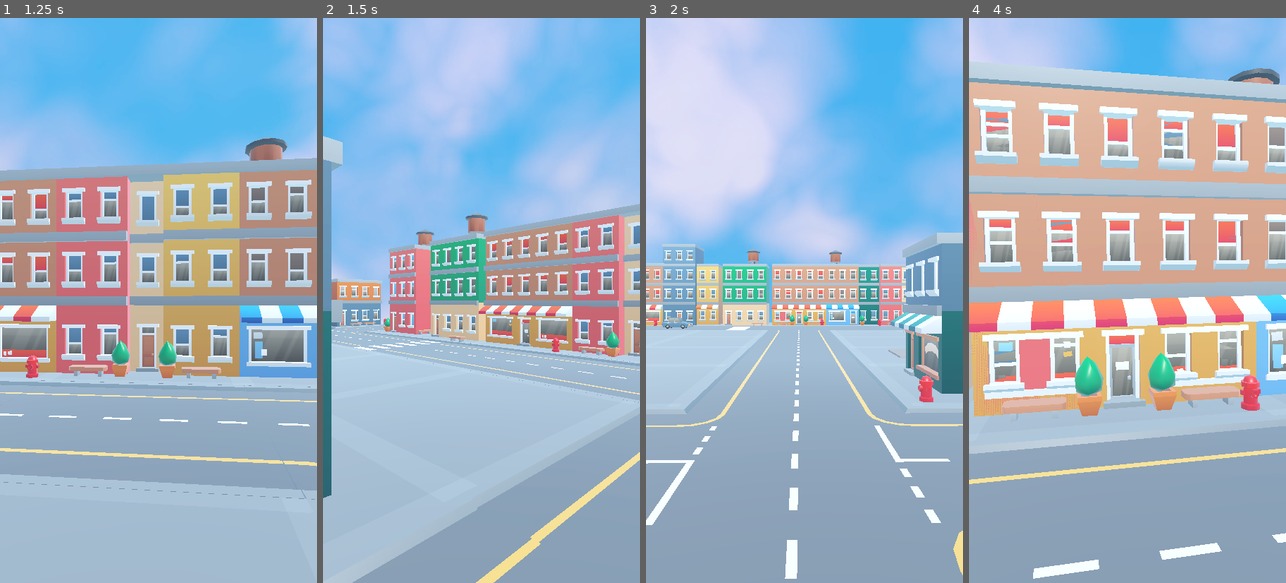
Above: before the commit, frames 1-4 (left to right).
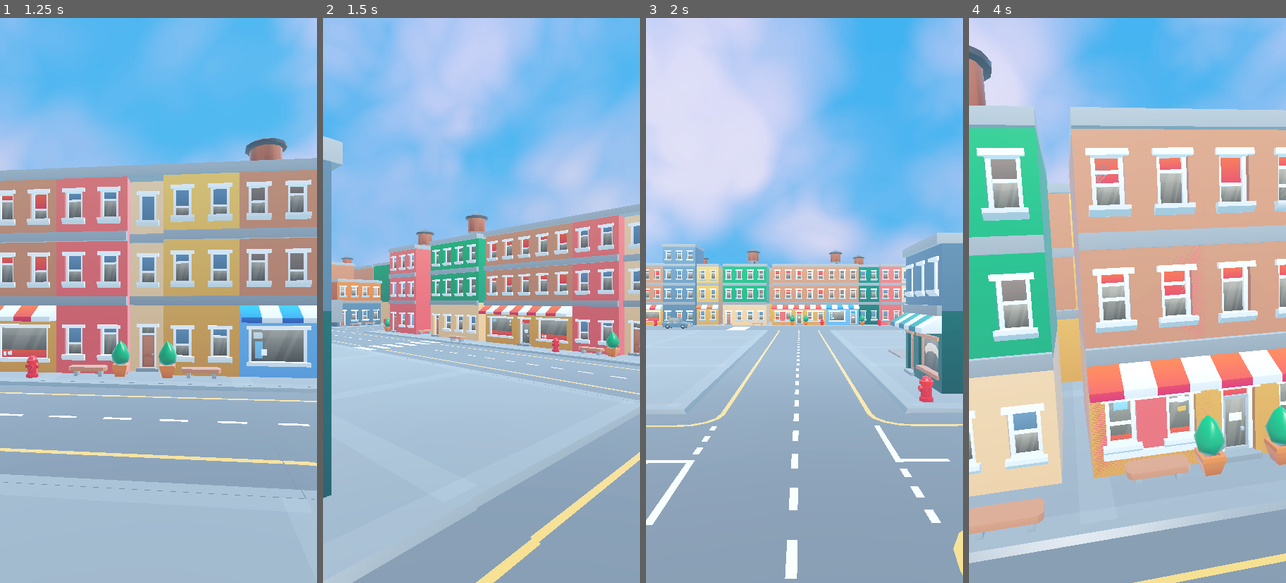
Above: after the commit, the same moments.

Repository: Burns3y/Plinko-Empire
Game: Godot game, scene res://menu.tscn
The game is run twice, just before and just after one commit, with the same random seed, the same clock (stepped at 60 frames per second) and the same inputs.
Inputs (mouse positions are in pixels of both pictures, inside the frame that each line leads up to):
- Up to frame 1 (1.25 s): click "Start" at 0.5 s
- Up to frame 2 (1.5 s): move the mouse to (551, 272) at 1.27 s; click (551, 272) at 1.35 s
- Up to frame 3 (2 s): no input
- Up to frame 4 (4 s): drag from (1064, 328) to (1111, 413) at 2.02 s; move the mouse to (1159, 176) at 2.77 s; click (1159, 176) at 2.85 s; drag from (1111, 413) to (1032, 215) at 3.52 s

Frame 1 is identical in both runs. In frame 2, 0.7% of the frame differs, in the area x 2-22%, y 42-55%; in frame 3, 0.1%; in frame 4, 76%, in the area x 0-100%, y 0-100%.

Commit message:
updatd map on here
took way way toooo long

Diff:
--- a/Scenes/map.tscn
+++ b/Scenes/map.tscn
@@ -24,6 +24,7 @@
 [ext_resource type="PackedScene" uid="uid://dgi6ci8x5xxt1" path="res://Assets/KayKit_City_Builder_Bits_1.0_FREE/Assets/gltf/building_B_withoutBase.gltf" id="21_sxujc"]
 [ext_resource type="PackedScene" uid="uid://bo4logmdxjk45" path="res://Scenes/touchscreen_camera.tscn" id="21_v46cy"]
 [ext_resource type="PackedScene" uid="uid://dy1m05snkjhro" path="res://button_3d.tscn" id="22_delwu"]
+[ext_resource type="PackedScene" uid="uid://ckf3xeo3x6d6u" path="res://Assets/KayKit_City_Builder_Bits_1.0_FREE/Assets/gltf/road_corner_curved.gltf" id="25_b5ocp"]
 
 [sub_resource type="PanoramaSkyMaterial" id="PanoramaSkyMaterial_4dw56"]
 panorama = ExtResource("2_cl0lj")
@@ -224,7 +225,7 @@
 transform = Transform3D(-4.37114e-08, 3.48787e-16, 1, 3.48787e-16, 1, -3.48787e-16, -1, 3.48787e-16, -4.37114e-08, 17, 2.08165e-12, 11)
 
 [node name="building_B2" parent="map items" instance=ExtResource("17_q8ifd")]
-transform = Transform3D(-4.37114e-08, -3.48787e-16, -1, 3.48787e-16, 1, -3.48787e-16, 1, -3.48787e-16, -4.37114e-08, 13, 2.08165e-12, 11)
+transform = Transform3D(1, -3.48787e-16, 3.48787e-16, 3.48787e-16, 1, -3.48787e-16, -3.48787e-16, 3.48787e-16, 1, 13, 2.08165e-12, 11)
 
 [node name="DirectionalLight3D" type="DirectionalLight3D" parent="map items"]
 transform = Transform3D(-0.53378, -0.845498, 0.0145558, -0.521549, 0.342716, 0.781365, -0.665632, 0.409485, -0.623904, 7.35951, 6.25993, 0)
@@ -326,10 +327,12 @@
 [node name="camreas" type="Node" parent="."]
 
 [node name="TouchscreenCamera" parent="camreas" instance=ExtResource("21_v46cy")]
-transform = Transform3D(-0.543393, -0.225774, 0.808549, -0.00460249, 0.963942, 0.266072, -0.839466, 0.14086, -0.524838, 9.27881, 3.94398, -4.0259)
+transform = Transform3D(-0.519091, -0.550467, 0.653858, -0.00267399, 0.76604, 0.642788, -0.854715, 0.331917, -0.399117, 13.536, 7.18, -2.329)
+fov = 73.125
 
 [node name="Camera3D" type="Camera3D" parent="camreas"]
-transform = Transform3D(-0.481342, -0.619562, 0.620043, -0.000707423, 0.707656, 0.706557, -0.876533, 0.339657, -0.341063, 13.5361, 7.17951, -2.32942)
+transform = Transform3D(-0.458653, -0.804347, 0.377708, -0.146041, 0.487503, 0.860821, -0.876533, 0.339657, -0.341062, 12.1665, 6.04884, -2.32942)
+visible = false
 
 [node name="StartCamera" type="Camera3D" parent="camreas"]
 transform = Transform3D(-1, 3.48787e-16, -8.74228e-08, 3.48787e-16, 1, -3.48787e-16, 8.74228e-08, -3.48787e-16, -1, 7, 0.35, 7.84437)
@@ -349,3 +352,312 @@
 
 [node name="buy_button" parent="." instance=ExtResource("22_delwu")]
 transform = Transform3D(-4.37114e-08, 3.48787e-16, 1, 3.48787e-16, 1, -3.48787e-16, -1, 3.48787e-16, -4.37114e-08, 5, 2.08165e-12, 1)
+
+[node name="road_straight2" parent="." instance=ExtResource("1_ktjc1")]
+transform = Transform3D(1, 0, 0, 0, 1, 0, 0, 0, 1, 13, 2.08165e-12, -7)
+
+[node name="road_straight3" parent="." instance=ExtResource("1_ktjc1")]
+transform = Transform3D(1, 0, 0, 0, 1, 0, 0, 0, 1, 13, 2.08165e-12, -9)
+
+[node name="road_straight4" parent="." instance=ExtResource("1_ktjc1")]
+transform = Transform3D(1, 0, 0, 0, 1, 0, 0, 0, 1, 7, 2.08165e-12, -7)
+
+[node name="road_straight5" parent="." instance=ExtResource("1_ktjc1")]
+transform = Transform3D(1, 0, 0, 0, 1, 0, 0, 0, 1, 7, 2.08165e-12, -9)
+
+[node name="road_straight6" parent="." instance=ExtResource("1_ktjc1")]
+transform = Transform3D(1, 0, 0, 0, 1, 0, 0, 0, 1, 1, 2.08165e-12, 9)
+
+[node name="road_straight7" parent="." instance=ExtResource("1_ktjc1")]
+transform = Transform3D(1, 0, 0, 0, 1, 0, 0, 0, 1, 1, 2.08165e-12, 11)
+
+[node name="road_straight9" parent="." instance=ExtResource("1_ktjc1")]
+transform = Transform3D(1, 0, 0, 0, 1, 0, 0, 0, 1, 1, 2.08165e-12, 15)
+
+[node name="road_straight10" parent="." instance=ExtResource("1_ktjc1")]
+transform = Transform3D(-4.37114e-08, -3.48787e-16, -1, 3.48787e-16, 1, -3.48787e-16, 1, -3.48787e-16, -4.37114e-08, -2, 2.08165e-12, 7)
+
+[node name="road_straight11" parent="." instance=ExtResource("1_ktjc1")]
+transform = Transform3D(-4.37114e-08, -3.48787e-16, -1, 3.48787e-16, 1, -3.48787e-16, 1, -3.48787e-16, -4.37114e-08, -4, 2.08165e-12, 7)
+
+[node name="road_straight12" parent="." instance=ExtResource("1_ktjc1")]
+transform = Transform3D(-4.37114e-08, -3.48787e-16, -1, 3.48787e-16, 1, -3.48787e-16, 1, -3.48787e-16, -4.37114e-08, -6, 2.08165e-12, 7)
+
+[node name="road_tsplit2" parent="." instance=ExtResource("5_dy3jk")]
+transform = Transform3D(1, 0, 0, 0, 1, 0, 0, 0, 1, -8, 2.08165e-12, 7)
+
+[node name="road_straight13" parent="." instance=ExtResource("1_ktjc1")]
+transform = Transform3D(1, 0, 0, 0, 1, 0, 0, 0, 1, -8, 2.08165e-12, 9)
+
+[node name="road_straight14" parent="." instance=ExtResource("1_ktjc1")]
+transform = Transform3D(1, 0, 0, 0, 1, 0, 0, 0, 1, -8, 2.08165e-12, 11)
+
+[node name="road_straight15" parent="." instance=ExtResource("1_ktjc1")]
+transform = Transform3D(1, 0, 0, 0, 1, 0, 0, 0, 1, -8, 2.08165e-12, 13)
+
+[node name="road_straight16" parent="." instance=ExtResource("1_ktjc1")]
+transform = Transform3D(1, 0, 0, 0, 1, 0, 0, 0, 1, -8, 2.08165e-12, 15)
+
+[node name="road_corner2" parent="." instance=ExtResource("3_ewx2y")]
+transform = Transform3D(-4.37114e-08, 3.48787e-16, 1, 3.48787e-16, 1, -3.48787e-16, -1, 3.48787e-16, -4.37114e-08, -8, 2.08165e-12, 17)
+
+[node name="road_junction2" parent="." instance=ExtResource("4_ikodo")]
+transform = Transform3D(1, 0, 0, 0, 1, 0, 0, 0, 1, 1, 2.08165e-12, 17)
+
+[node name="road_straight17" parent="." instance=ExtResource("1_ktjc1")]
+transform = Transform3D(-4.37114e-08, 3.48787e-16, 1, 3.48787e-16, 1, -3.48787e-16, -1, 3.48787e-16, -4.37114e-08, -6, 2.08165e-12, 17)
+
+[node name="road_straight18" parent="." instance=ExtResource("1_ktjc1")]
+transform = Transform3D(-4.37114e-08, 3.48787e-16, 1, 3.48787e-16, 1, -3.48787e-16, -1, 3.48787e-16, -4.37114e-08, -4, 2.08165e-12, 17)
+
+[node name="road_straight19" parent="." instance=ExtResource("1_ktjc1")]
+transform = Transform3D(-4.37114e-08, 3.48787e-16, 1, 3.48787e-16, 1, -3.48787e-16, -1, 3.48787e-16, -4.37114e-08, -1, 2.08165e-12, 17)
+
+[node name="road_straight20" parent="." instance=ExtResource("1_ktjc1")]
+transform = Transform3D(-4.37114e-08, 3.48787e-16, 1, 3.48787e-16, 1, -3.48787e-16, -1, 3.48787e-16, -4.37114e-08, -3, 2.08165e-12, 17)
+
+[node name="road_straight21" parent="." instance=ExtResource("1_ktjc1")]
+transform = Transform3D(1, 0, 0, 0, 1, 0, 0, 0, 1, -8, 2.08165e-12, 5)
+
+[node name="road_straight22" parent="." instance=ExtResource("1_ktjc1")]
+transform = Transform3D(1, 0, 0, 0, 1, 0, 0, 0, 1, -8, 2.08165e-12, 3)
+
+[node name="road_straight23" parent="." instance=ExtResource("1_ktjc1")]
+transform = Transform3D(1, 0, 0, 0, 1, 0, 0, 0, 1, -8, 2.08165e-12, 1)
+
+[node name="road_tsplit3" parent="." instance=ExtResource("5_dy3jk")]
+transform = Transform3D(1, 0, 0, 0, 1, 0, 0, 0, 1, -8, 2.08165e-12, -1)
+
+[node name="road_straight24" parent="." instance=ExtResource("1_ktjc1")]
+transform = Transform3D(-4.37114e-08, 3.48787e-16, 1, 3.48787e-16, 1, -3.48787e-16, -1, 3.48787e-16, -4.37114e-08, -6, 2.08165e-12, -1)
+
+[node name="road_straight25" parent="." instance=ExtResource("1_ktjc1")]
+transform = Transform3D(-4.37114e-08, 3.48787e-16, 1, 3.48787e-16, 1, -3.48787e-16, -1, 3.48787e-16, -4.37114e-08, -4, 2.08165e-12, -1)
+
+[node name="road_straight26" parent="." instance=ExtResource("1_ktjc1")]
+transform = Transform3D(1, 0, 0, 0, 1, 0, 0, 0, 1, -8, 2.08165e-12, -3)
+
+[node name="road_straight27" parent="." instance=ExtResource("1_ktjc1")]
+transform = Transform3D(1, 0, 0, 0, 1, 0, 0, 0, 1, -8, 2.08165e-12, -5)
+
+[node name="road_tsplit4" parent="." instance=ExtResource("5_dy3jk")]
+transform = Transform3D(1, 0, 0, 0, 1, 0, 0, 0, 1, 7, 2.08165e-12, -11)
+
+[node name="road_straight28" parent="." instance=ExtResource("1_ktjc1")]
+transform = Transform3D(-4.37114e-08, 3.48787e-16, 1, 3.48787e-16, 1, -3.48787e-16, -1, 3.48787e-16, -4.37114e-08, 9, 2.08165e-12, -11)
+
+[node name="road_straight29" parent="." instance=ExtResource("1_ktjc1")]
+transform = Transform3D(-4.37114e-08, 3.48787e-16, 1, 3.48787e-16, 1, -3.48787e-16, -1, 3.48787e-16, -4.37114e-08, 11, 2.08165e-12, -11)
+
+[node name="road_corner_curved2" parent="." instance=ExtResource("25_b5ocp")]
+transform = Transform3D(-4.37114e-08, -3.48787e-16, -1, 3.48787e-16, 1, -3.48787e-16, 1, -3.48787e-16, -4.37114e-08, 13, 2.08165e-12, -11)
+
+[node name="road_straight30" parent="." instance=ExtResource("1_ktjc1")]
+transform = Transform3D(-4.37114e-08, 3.48787e-16, 1, 3.48787e-16, 1, -3.48787e-16, -1, 3.48787e-16, -4.37114e-08, 3, 2.08165e-12, 17)
+
+[node name="road_straight31" parent="." instance=ExtResource("1_ktjc1")]
+transform = Transform3D(-4.37114e-08, 3.48787e-16, 1, 3.48787e-16, 1, -3.48787e-16, -1, 3.48787e-16, -4.37114e-08, 5, 2.08165e-12, 17)
+
+[node name="road_straight32" parent="." instance=ExtResource("1_ktjc1")]
+transform = Transform3D(-4.37114e-08, 3.48787e-16, 1, 3.48787e-16, 1, -3.48787e-16, -1, 3.48787e-16, -4.37114e-08, 7, 2.08165e-12, 17)
+
+[node name="road_straight33" parent="." instance=ExtResource("1_ktjc1")]
+transform = Transform3D(-4.37114e-08, 3.48787e-16, 1, 3.48787e-16, 1, -3.48787e-16, -1, 3.48787e-16, -4.37114e-08, 9, 2.08165e-12, 17)
+
+[node name="road_straight34" parent="." instance=ExtResource("1_ktjc1")]
+transform = Transform3D(-4.37114e-08, 3.48787e-16, 1, 3.48787e-16, 1, -3.48787e-16, -1, 3.48787e-16, -4.37114e-08, 11, 2.08165e-12, 17)
+
+[node name="road_straight35" parent="." instance=ExtResource("1_ktjc1")]
+transform = Transform3D(-4.37114e-08, 3.48787e-16, 1, 3.48787e-16, 1, -3.48787e-16, -1, 3.48787e-16, -4.37114e-08, 13, 2.08165e-12, 17)
+
+[node name="road_straight36" parent="." instance=ExtResource("1_ktjc1")]
+transform = Transform3D(-4.37114e-08, 3.48787e-16, 1, 3.48787e-16, 1, -3.48787e-16, -1, 3.48787e-16, -4.37114e-08, 15, 2.08165e-12, 17)
+
+[node name="road_straight37" parent="." instance=ExtResource("1_ktjc1")]
+transform = Transform3D(-4.37114e-08, 3.48787e-16, 1, 3.48787e-16, 1, -3.48787e-16, -1, 3.48787e-16, -4.37114e-08, 17, 2.08165e-12, 17)
+
+[node name="road_corner3" parent="." instance=ExtResource("3_ewx2y")]
+transform = Transform3D(-1, 3.48787e-16, -8.74228e-08, 3.48787e-16, 1, -3.48787e-16, 8.74228e-08, -3.48787e-16, -1, 19, 2.08165e-12, 17)
+
+[node name="road_straight38" parent="." instance=ExtResource("1_ktjc1")]
+transform = Transform3D(1, 0, 0, 0, 1, 0, 0, 0, 1, 19, 2.08165e-12, 15)
+
+[node name="road_straight40" parent="." instance=ExtResource("1_ktjc1")]
+transform = Transform3D(1, 0, 0, 0, 1, 0, 0, 0, 1, 19, 2.08165e-12, 11)
+
+[node name="road_straight41" parent="." instance=ExtResource("1_ktjc1")]
+transform = Transform3D(1, 0, 0, 0, 1, 0, 0, 0, 1, 19, 2.08165e-12, 9)
+
+[node name="road_straight42" parent="." instance=ExtResource("1_ktjc1")]
+transform = Transform3D(1, 0, 0, 0, 1, 0, 0, 0, 1, 19, 2.08165e-12, 7)
+
+[node name="road_straight43" parent="." instance=ExtResource("1_ktjc1")]
+transform = Transform3D(1, 0, 0, 0, 1, 0, 0, 0, 1, 19, 2.08165e-12, 5)
+
+[node name="road_straight44" parent="." instance=ExtResource("1_ktjc1")]
+transform = Transform3D(1, 0, 0, 0, 1, 0, 0, 0, 1, 19, 2.08165e-12, 3)
+
+[node name="road_straight45" parent="." instance=ExtResource("1_ktjc1")]
+transform = Transform3D(1, 0, 0, 0, 1, 0, 0, 0, 1, 19, 2.08165e-12, 1)
+
+[node name="road_straight46" parent="." instance=ExtResource("1_ktjc1")]
+transform = Transform3D(1, 0, 0, 0, 1, 0, 0, 0, 1, 19, 2.08165e-12, -1)
+
+[node name="road_corner_curved3" parent="." instance=ExtResource("25_b5ocp")]
+transform = Transform3D(1, 0, 0, 0, 1, 0, 0, 0, 1, 18.9906, -0.0165372, -3.0048)
+
+[node name="building_B2" parent="." instance=ExtResource("17_q8ifd")]
+transform = Transform3D(-4.37114e-08, -3.48787e-16, -1, 3.48787e-16, 1, -3.48787e-16, 1, -3.48787e-16, -4.37114e-08, 9, 2.08165e-12, -7)
+
+[node name="building_E2" parent="." instance=ExtResource("7_yw53e")]
+transform = Transform3D(-4.37114e-08, -3.48787e-16, -1, 3.48787e-16, 1, -3.48787e-16, 1, -3.48787e-16, -4.37114e-08, 8.99963, 4.76839e-07, -9.00745)
+
+[node name="building_F2" parent="." instance=ExtResource("6_hagkw")]
+transform = Transform3D(-4.37114e-08, 3.48787e-16, 1, 3.48787e-16, 1, -3.48787e-16, -1, 3.48787e-16, -4.37114e-08, 11, 2.08165e-12, -9)
+
+[node name="building_G2" parent="." instance=ExtResource("7_1eyq1")]
+transform = Transform3D(-4.37114e-08, 3.48787e-16, 1, 3.48787e-16, 1, -3.48787e-16, -1, 3.48787e-16, -4.37114e-08, 10.9998, 2.08165e-12, -7.00232)
+
+[node name="building_C2" parent="." instance=ExtResource("18_kxe7w")]
+transform = Transform3D(-4.37114e-08, 3.48787e-16, 1, 3.48787e-16, 1, -3.48787e-16, -1, 3.48787e-16, -4.37114e-08, 5, 2.08165e-12, -7)
+
+[node name="building_A2" parent="." instance=ExtResource("6_1e82x")]
+transform = Transform3D(-4.37114e-08, 3.48787e-16, 1, 3.48787e-16, 1, -3.48787e-16, -1, 3.48787e-16, -4.37114e-08, 5, 2.08165e-12, -9)
+
+[node name="building_G3" parent="." instance=ExtResource("7_1eyq1")]
+transform = Transform3D(-4.37114e-08, 3.48787e-16, 1, 3.48787e-16, 1, -3.48787e-16, -1, 3.48787e-16, -4.37114e-08, 17, 2.08165e-12, 3)
+
+[node name="building_F3" parent="." instance=ExtResource("6_hagkw")]
+transform = Transform3D(-4.37114e-08, 3.48787e-16, 1, 3.48787e-16, 1, -3.48787e-16, -1, 3.48787e-16, -4.37114e-08, 17, 2.08165e-12, 1)
+
+[node name="building_C3" parent="." instance=ExtResource("18_kxe7w")]
+transform = Transform3D(-4.37114e-08, 3.48787e-16, 1, 3.48787e-16, 1, -3.48787e-16, -1, 3.48787e-16, -4.37114e-08, 17, 2.08165e-12, -1)
+
+[node name="building_E3" parent="." instance=ExtResource("7_yw53e")]
+transform = Transform3D(-4.37114e-08, 3.48787e-16, 1, 3.48787e-16, 1, -3.48787e-16, -1, 3.48787e-16, -4.37114e-08, 17, 2.08165e-12, -3)
+
+[node name="road_tsplit5" parent="." instance=ExtResource("5_dy3jk")]
+transform = Transform3D(-1, 3.48787e-16, -8.74228e-08, 3.48787e-16, 1, -3.48787e-16, 8.74228e-08, -3.48787e-16, -1, 19, 2.08165e-12, 13)
+
+[node name="road_straight39" parent="." instance=ExtResource("1_ktjc1")]
+transform = Transform3D(-4.37114e-08, 3.48787e-16, 1, 3.48787e-16, 1, -3.48787e-16, -1, 3.48787e-16, -4.37114e-08, 17, 2.08165e-12, 13)
+
+[node name="road_straight47" parent="." instance=ExtResource("1_ktjc1")]
+transform = Transform3D(-4.37114e-08, 3.48787e-16, 1, 3.48787e-16, 1, -3.48787e-16, -1, 3.48787e-16, -4.37114e-08, 15, 2.08165e-12, 13)
+
+[node name="road_straight48" parent="." instance=ExtResource("1_ktjc1")]
+transform = Transform3D(-4.37114e-08, 3.48787e-16, 1, 3.48787e-16, 1, -3.48787e-16, -1, 3.48787e-16, -4.37114e-08, 13, 2.08165e-12, 13)
+
+[node name="road_straight49" parent="." instance=ExtResource("1_ktjc1")]
+transform = Transform3D(-4.37114e-08, 3.48787e-16, 1, 3.48787e-16, 1, -3.48787e-16, -1, 3.48787e-16, -4.37114e-08, 11, 2.08165e-12, 13)
+
+[node name="road_straight50" parent="." instance=ExtResource("1_ktjc1")]
+transform = Transform3D(-4.37114e-08, 3.48787e-16, 1, 3.48787e-16, 1, -3.48787e-16, -1, 3.48787e-16, -4.37114e-08, 9, 2.08165e-12, 13)
+
+[node name="road_straight51" parent="." instance=ExtResource("1_ktjc1")]
+transform = Transform3D(-4.37114e-08, 3.48787e-16, 1, 3.48787e-16, 1, -3.48787e-16, -1, 3.48787e-16, -4.37114e-08, 7, 2.08165e-12, 13)
+
+[node name="road_straight52" parent="." instance=ExtResource("1_ktjc1")]
+transform = Transform3D(-4.37114e-08, 3.48787e-16, 1, 3.48787e-16, 1, -3.48787e-16, -1, 3.48787e-16, -4.37114e-08, 5, 2.08165e-12, 13)
+
+[node name="road_straight53" parent="." instance=ExtResource("1_ktjc1")]
+transform = Transform3D(-4.37114e-08, 3.48787e-16, 1, 3.48787e-16, 1, -3.48787e-16, -1, 3.48787e-16, -4.37114e-08, 3, 2.08165e-12, 13)
+
+[node name="road_tsplit6" parent="." instance=ExtResource("5_dy3jk")]
+transform = Transform3D(1, 0, 0, 0, 1, 0, 0, 0, 1, 1, 2.08165e-12, 13)
+
+[node name="building_D2" parent="." instance=ExtResource("15_rx8q8")]
+transform = Transform3D(1, 0, 0, 0, 1, 0, 0, 0, 1, 11, 2.08165e-12, 11)
+
+[node name="building_E4" parent="." instance=ExtResource("7_yw53e")]
+transform = Transform3D(1, 0, 0, 0, 1, 0, 0, 0, 1, 9, 2.08165e-12, 11)
+
+[node name="building_F4" parent="." instance=ExtResource("6_hagkw")]
+transform = Transform3D(1, 0, 0, 0, 1, 0, 0, 0, 1, 7, 2.08165e-12, 11)
+
+[node name="building_G4" parent="." instance=ExtResource("7_1eyq1")]
+transform = Transform3D(1, 0, 0, 0, 1, 0, 0, 0, 1, 5, 2.08165e-12, 11)
+
+[node name="building_B3" parent="." instance=ExtResource("17_q8ifd")]
+transform = Transform3D(1, 0, 0, 0, 1, 0, 0, 0, 1, 3, 2.08165e-12, 11)
+
+[node name="building_B4" parent="." instance=ExtResource("17_q8ifd")]
+transform = Transform3D(-4.37114e-08, -3.48787e-16, -1, 3.48787e-16, 1, -3.48787e-16, 1, -3.48787e-16, -4.37114e-08, -3, 2.08165e-12, -1)
+
+[node name="building_E5" parent="." instance=ExtResource("7_yw53e")]
+transform = Transform3D(-1, 3.48787e-16, -8.74228e-08, 3.48787e-16, 1, -3.48787e-16, 8.74228e-08, -3.48787e-16, -1, -5, 2.08165e-12, 1)
+
+[node name="building_D3" parent="." instance=ExtResource("15_rx8q8")]
+transform = Transform3D(-1, 3.48787e-16, -8.74228e-08, 3.48787e-16, 1, -3.48787e-16, 8.74228e-08, -3.48787e-16, -1, -3, 2.08165e-12, 1)
+
+[node name="building_E6" parent="." instance=ExtResource("7_yw53e")]
+transform = Transform3D(1, 0, 0, 0, 1, 0, 0, 0, 1, -3, 2.08165e-12, 5)
+
+[node name="building_F5" parent="." instance=ExtResource("6_hagkw")]
+transform = Transform3D(1, 0, 0, 0, 1, 0, 0, 0, 1, -5, 2.08165e-12, 5)
+
+[node name="base2" parent="." instance=ExtResource("7_hy0kk")]
+transform = Transform3D(1, 0, 0, 0, 1, 0, 0, 0, 1, -3, 2.08165e-12, 3)
+
+[node name="base3" parent="." instance=ExtResource("7_hy0kk")]
+transform = Transform3D(1, 0, 0, 0, 1, 0, 0, 0, 1, -5, 2.08165e-12, 3)
+
+[node name="base4" parent="." instance=ExtResource("7_hy0kk")]
+transform = Transform3D(1, 0, 0, 0, 1, 0, 0, 0, 1, -6, 2.08165e-12, 3)
+
+[node name="base5" parent="." instance=ExtResource("7_hy0kk")]
+transform = Transform3D(1, 0, 0, 0, 1, 0, 0, 0, 1, -6, 2.08165e-12, 1)
+
+[node name="base6" parent="." instance=ExtResource("7_hy0kk")]
+transform = Transform3D(1, 0, 0, 0, 1, 0, 0, 0, 1, -6, 2.08165e-12, 5)
+
+[node name="building_A3" parent="." instance=ExtResource("6_1e82x")]
+transform = Transform3D(-4.37114e-08, -3.48787e-16, -1, 3.48787e-16, 1, -3.48787e-16, 1, -3.48787e-16, -4.37114e-08, 15, 2.08165e-12, -7)
+
+[node name="building_C4" parent="." instance=ExtResource("18_kxe7w")]
+transform = Transform3D(-4.37114e-08, -3.48787e-16, -1, 3.48787e-16, 1, -3.48787e-16, 1, -3.48787e-16, -4.37114e-08, 15, 2.08165e-12, -9)
+
+[node name="building_D4" parent="." instance=ExtResource("15_rx8q8")]
+transform = Transform3D(-1, 3.48787e-16, -8.74228e-08, 3.48787e-16, 1, -3.48787e-16, 8.74228e-08, -3.48787e-16, -1, -3, 2.08165e-12, 9)
+
+[node name="building_E7" parent="." instance=ExtResource("7_yw53e")]
+transform = Transform3D(-4.37114e-08, 3.48787e-16, 1, 3.48787e-16, 1, -3.48787e-16, -1, 3.48787e-16, -4.37114e-08, -1, 2.08165e-12, 11)
+
+[node name="building_F6" parent="." instance=ExtResource("6_hagkw")]
+transform = Transform3D(-4.37114e-08, 3.48787e-16, 1, 3.48787e-16, 1, -3.48787e-16, -1, 3.48787e-16, -4.37114e-08, -1, 2.08165e-12, 13)
+
+[node name="building_G5" parent="." instance=ExtResource("7_1eyq1")]
+transform = Transform3D(1, 0, 0, 0, 1, 0, 0, 0, 1, -1, 2.08165e-12, 15)
+
+[node name="building_D5" parent="." instance=ExtResource("15_rx8q8")]
+transform = Transform3D(1, 0, 0, 0, 1, 0, 0, 0, 1, -3, 2.08165e-12, 15)
+
+[node name="building_E8" parent="." instance=ExtResource("7_yw53e")]
+transform = Transform3D(-4.37114e-08, -3.48787e-16, -1, 3.48787e-16, 1, -3.48787e-16, 1, -3.48787e-16, -4.37114e-08, -3, 2.08165e-12, 11)
+
+[node name="building_G6" parent="." instance=ExtResource("7_1eyq1")]
+transform = Transform3D(-1, 3.48787e-16, -8.74228e-08, 3.48787e-16, 1, -3.48787e-16, 8.74228e-08, -3.48787e-16, -1, -5, 2.08165e-12, 9)
+
+[node name="building_F7" parent="." instance=ExtResource("6_hagkw")]
+transform = Transform3D(1, 0, 0, 0, 1, 0, 0, 0, 1, -5, 2.08165e-12, 15)
+
+[node name="building_C5" parent="." instance=ExtResource("18_kxe7w")]
+transform = Transform3D(-4.37114e-08, -3.48787e-16, -1, 3.48787e-16, 1, -3.48787e-16, 1, -3.48787e-16, -4.37114e-08, -3, 2.08165e-12, 13)
+
+[node name="base7" parent="." instance=ExtResource("7_hy0kk")]
+transform = Transform3D(1, 0, 0, 0, 1, 0, 0, 0, 1, -5, 2.08165e-12, 11)
+
+[node name="base8" parent="." instance=ExtResource("7_hy0kk")]
+transform = Transform3D(1, 0, 0, 0, 1, 0, 0, 0, 1, -5, 2.08165e-12, 13)
+
+[node name="base9" parent="." instance=ExtResource("7_hy0kk")]
+transform = Transform3D(1, 0, 0, 0, 1, 0, 0, 0, 1, -6, 2.08165e-12, 9)
+
+[node name="base10" parent="." instance=ExtResource("7_hy0kk")]
+transform = Transform3D(1, 0, 0, 0, 1, 0, 0, 0, 1, -6, 2.08165e-12, 11)
+
+[node name="base11" parent="." instance=ExtResource("7_hy0kk")]
+transform = Transform3D(1, 0, 0, 0, 1, 0, 0, 0, 1, -6, 2.08165e-12, 13)
+
+[node name="base12" parent="." instance=ExtResource("7_hy0kk")]
+transform = Transform3D(1, 0, 0, 0, 1, 0, 0, 0, 1, -6, 2.08165e-12, 15)
Not shown: 1 places in Scenes/map.tscn that only renumber resources
